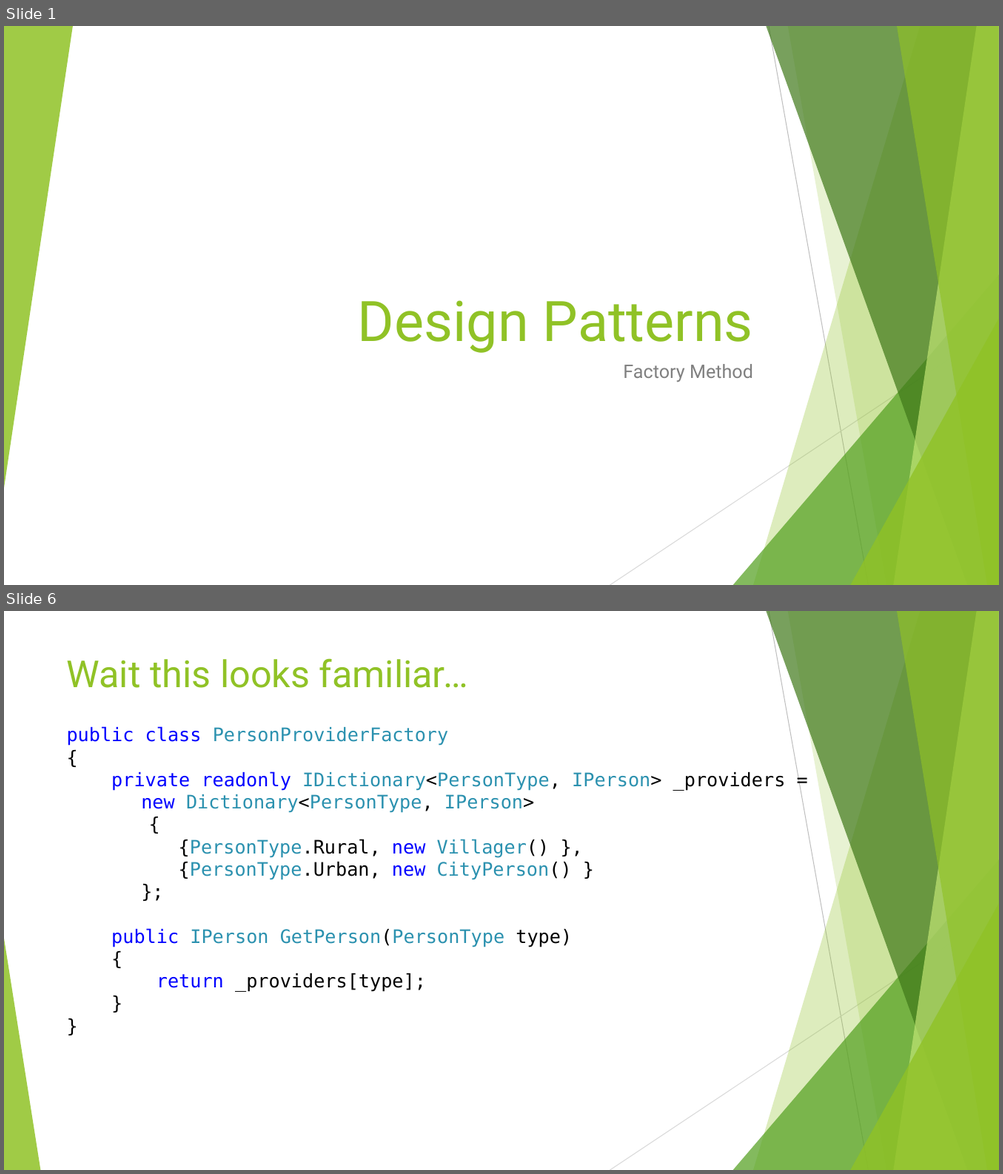
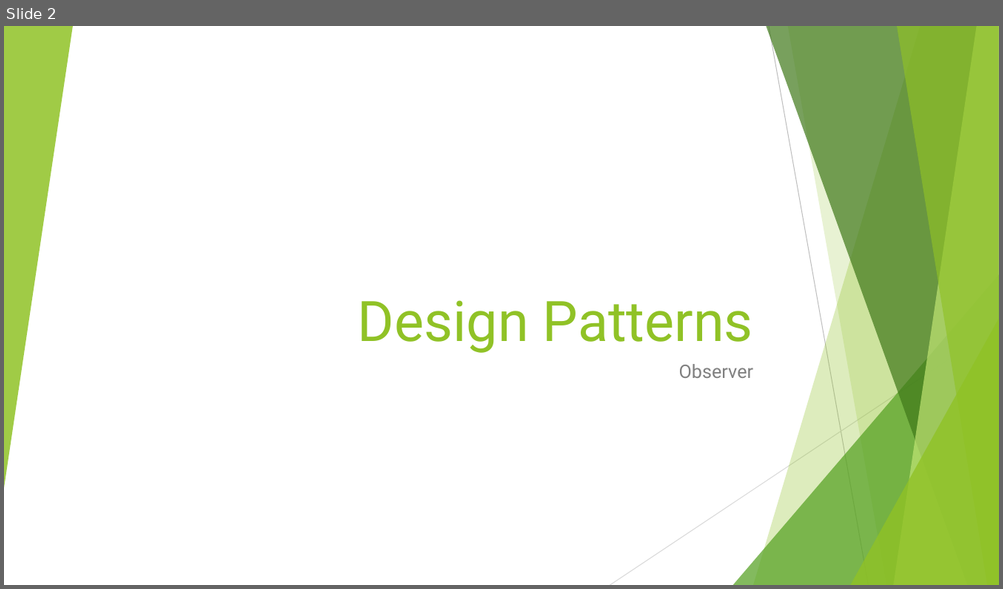
Before and after one commit to cmelende/Design-Patterns, a slide deck: Notes/Powerpoints/Observer.pptx. Shown one above the other, each under a label of ours: slides 1 and 6 before the commit, slide 2 after it; the slides between them are not shown. The pictures are 1003x1174 and 1003x589 pixels, drawn with LibreOffice and Linux fonts; fonts in the diff are those of the drawing. Boxes give left, top, right and bottom in pixels: in the first picture for what was removed or moved away, otherwise in the second. Text is boxed around its words. In the diff, an @@ line names an element or a change of style, - is before the commit and + after.

```diff
--- a/Notes/Powerpoints/Observer.pptx
+++ b/Notes/Powerpoints/Observer.pptx
@@ slide 6 removed at bbox=[4, 611, 999, 1170], background #FFFFFF; not listed: 9 template elements that a slide beside it also shows @@
@@ title removed at bbox=[67, 658, 468, 688] @@
-Wait this looks familiar…
@@ text removed at bbox=[67, 726, 785, 992] @@
-public class PersonProviderFactory
-{
-private readonly IDictionary<PersonType, IPerson> _providers =
-new Dictionary<PersonType, IPerson>
-{
-{PersonType.Rural, new Villager() },
-{PersonType.Urban, new CityPerson() }
-};
-public IPerson GetPerson(PersonType type)
-{
-return _providers[type];
-}
-}
@@ triangle removed at bbox=[4, 939, 40, 1170] @@
@@ what was slide 1 is now slide 2 @@
@@ slide 2 changed as well @@
@@ subtitle at bbox=[679, 364, 753, 378]: text changed @@
-Factory Method
+Observer
```
Also in this commit, not shown: 2 other slides changed, 2 slides added, 3 other slides removed.
